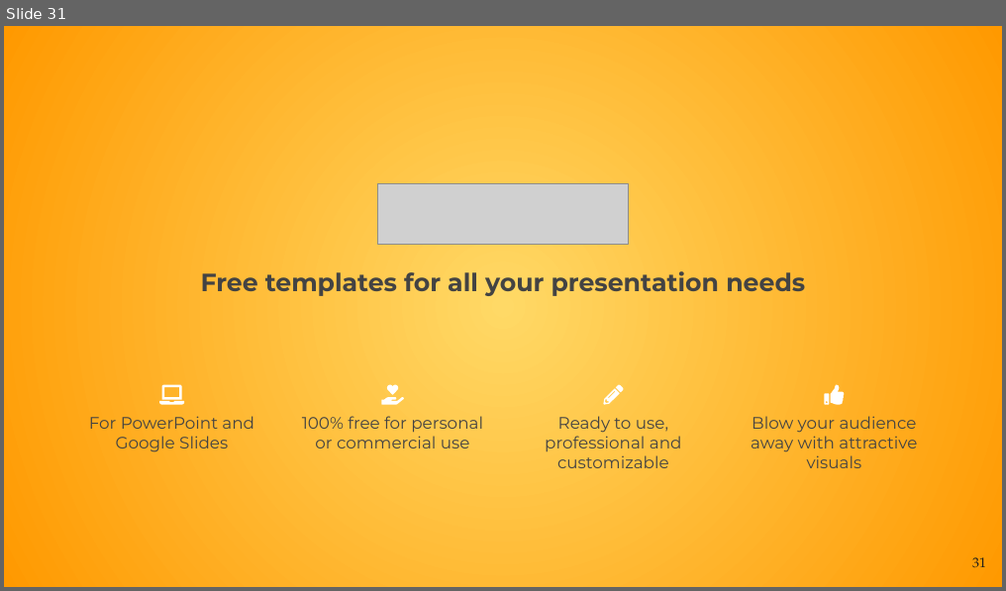
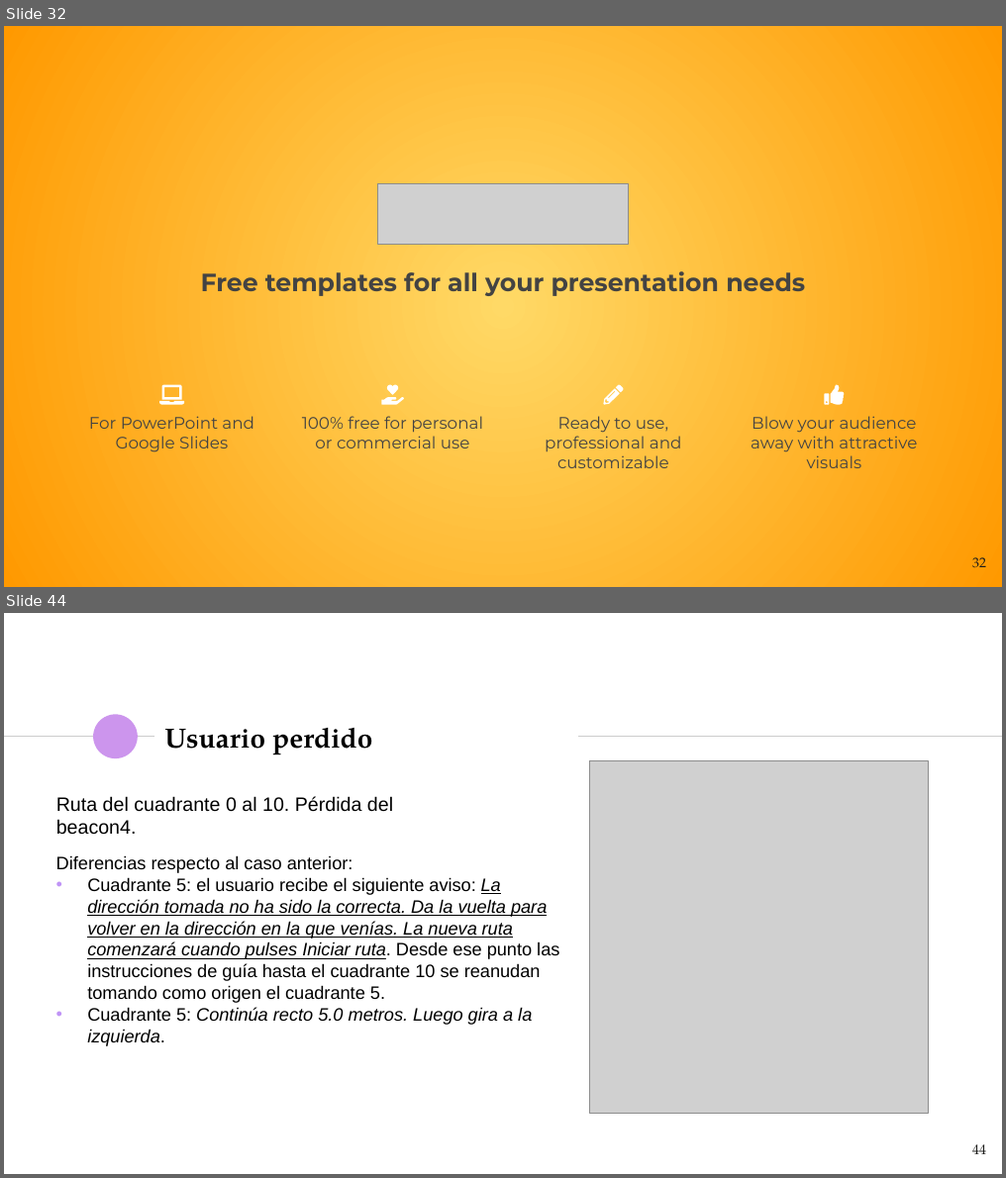
Before and after one commit to NILGroup/TFG-1920-DiscapacidadVisual, a slide deck: Defensa/Viola · SlidesCarnival.pptx. Shown one above the other, each under a label of ours: slide 31 before the commit, slides 32 and 44 after it; the slides between them are not shown. The pictures are 1006x591 and 1006x1178 pixels, drawn with LibreOffice and Linux fonts; fonts in the diff are those of the drawing; grey boxes stand for pictures. Boxes give left, top, right and bottom in pixels: in the first picture for what was removed or moved away, otherwise in the second. Text is boxed around its words. In the diff, an @@ line names an element or a change of style, - is before the commit and + after.

```diff
--- a/Defensa/Viola · SlidesCarnival.pptx
+++ b/Defensa/Viola · SlidesCarnival.pptx
@@ slide 44 added at [4,613,1002,1174], background #FFFFFF @@
@@ ellipse added at [93,715,137,759], fill #CC95ED @@
@@ title added at [164,728,372,756], 20 pt, text #000000, bold @@
+Usuario perdido
@@ line added from (4, 737) to (153, 737), #CCCCCC 0.75 pt @@
@@ line added from (579, 737) to (1002, 737), #CCCCCC 0.75 pt @@
@@ picture added at [590,761,928,1114] @@
@@ text added at [56,796,393,835], 14 pt, text #000000 @@
+Ruta del cuadrante 0 al 10. Pérdida del beacon4.
@@ text added at [56,856,559,1047], 13 pt, text #000000 @@
+Diferencias respecto al caso anterior:
+• Cuadrante 5: el usuario recibe el siguiente aviso: La dirección tomada no ha sido la correcta. Da la vuelta para volver en la dirección en la que venías. La nueva ruta comenzará cuando pulses Iniciar ruta. Desde ese punto las instrucciones de guía hasta el cuadrante 10 se reanudan tomando como origen el cuadrante 5.
+• Cuadrante 5: Continúa recto 5.0 metros. Luego gira a la izquierda.
@@ page number added at [972,1145,986,1155], 10 pt, text #1D1D1B @@
+44
@@ what was slide 31 is now slide 32 @@
@@ page number at [972,558,986,569]: text changed @@
-31
+32
```
Also in this commit, not shown: 28 slides changed, 12 other slides added, 2 slides removed, 2 other files.
